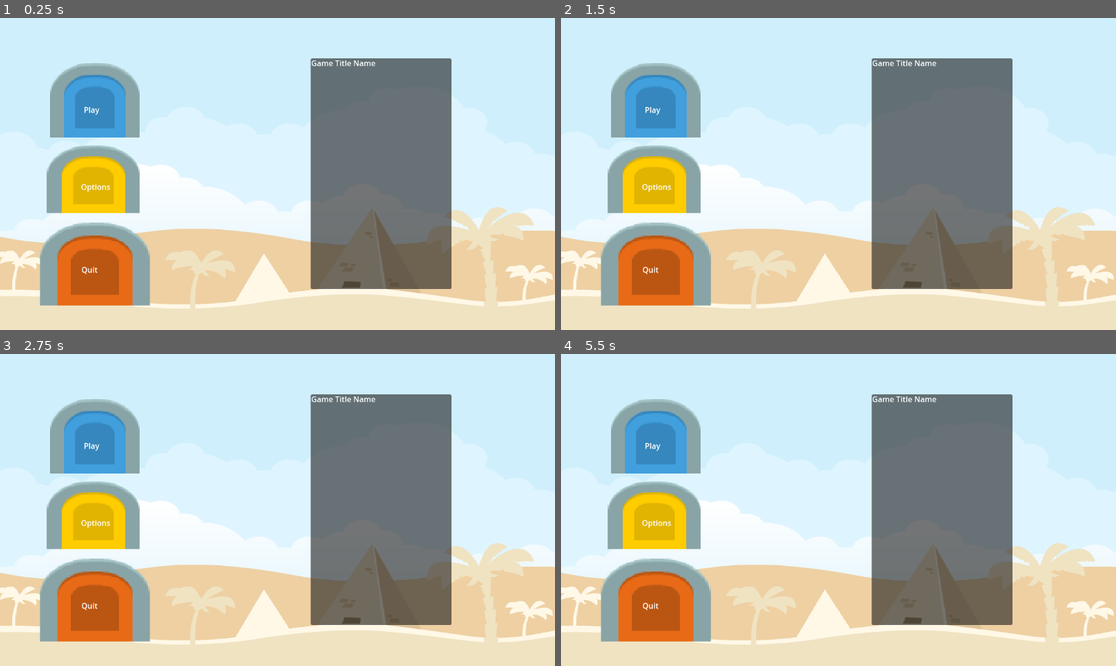
Above: before the commit, frames 1-4 (two rows, left to right).
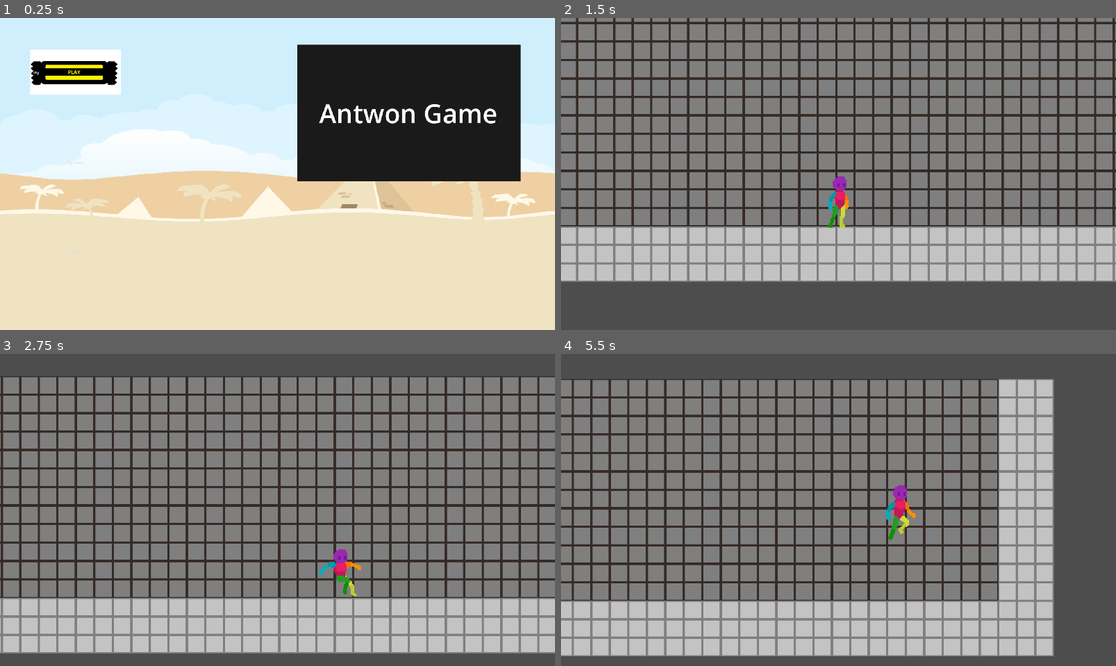
Above: after the commit, the same moments.

Repository: raumonte/Shovel_Gam_Jam
Game: Godot game, scene res://main_menu.tscn
The game is run twice, just before and just after one commit, with the same random seed, the same clock (stepped at 60 frames per second) and the same inputs. This scene is started directly instead of the project's main scene.
Inputs (mouse positions are in pixels of both pictures, inside the frame that each line leads up to):
- Up to frame 1 (0.25 s): no input
- Up to frame 2 (1.5 s): click (638, 161) at 0.5 s, where only the run after the commit has a clickable "Options"; click (638, 71) at 1.25 s, where only the run after the commit has a clickable "Play"
- Up to frame 3 (2.75 s): tap Enter (ui_accept) at 2, 2.27 s; hold Right (ui_right) from 2.03 s (still down); hold Shift (Ability_1) from 2.03 s (still down)
- Up to frame 4 (5.5 s): release Shift (Ability_1) at 2.78 s; tap Ctrl (Action_1) at 2.85, 4.35 s; tap Enter (ui_accept) at 3.02, 4.52, 5.27 s; release Right (ui_right) at 3.53 s; hold Left (ui_left) 3.53-4.28 s; hold Shift (Ability_1) 3.53-4.28 s; hold Right (ui_right) from 4.28 s (still down); hold Shift (Ability_1) from 5.03 s (still down)

The runs differ from the first frame. In frame 1, 62% of the frame differs, in the area x 0-100%, y 8-94%; in frame 2, 92%; in frame 3, 92%; in frame 4, 92%, in the area x 0-100%, y 0-100%.

Commit message:
Added "Play" functionality
- Updated Reference Resolution to 1920x1080, changed from 1152x648
- Added 2D camea to Main Menu scene
- Started from scratch
- Added Play, Options, Exit
- Added Title
- Created New Header Large Theme
- Set play button as Granola Bar
- Added Quit Button functionality
- Added Play Button functionality

Diff:
--- /dev/null
+++ b/HeaderLarge.tres
@@ -0,0 +1,7 @@
+[gd_resource type="Theme" load_steps=2 format=3 uid="uid://cqmo8y3g8qa3p"]
+
+[sub_resource type="StyleBoxTexture" id="StyleBoxTexture_rd5c2"]
+
+[resource]
+Button/styles/normal = SubResource("StyleBoxTexture_rd5c2")
+HeaderLarge/font_sizes/font_size = 90
--- /dev/null
+++ b/main_menu.gd
@@ -0,0 +1,13 @@
+extends CanvasLayer
+
+
+func _on_play_pressed() -> void:
+	get_tree().change_scene_to_file("res://Scenes/DevLevel.tscn")
+
+
+func _on_options_pressed() -> void:
+	pass # Replace with function body.
+
+
+func _on_quit_pressed() -> void:
+	get_tree().quit()
--- a/main_menu.tscn
+++ b/main_menu.tscn
@@ -1,11 +1,14 @@
 [gd_scene load_steps=5 format=3 uid="uid://c4iuh5umr33ig"]
 
+[ext_resource type="Script" uid="uid://22fnl52wtn8c" path="res://main_menu.gd" id="1_glbon"]
 [ext_resource type="Texture2D" uid="uid://bvu7q7rqyxr4p" path="res://Sprites/Placeholder/Placeholder UI Art/backgroundColorDesert.png" id="1_jix8l"]
-[ext_resource type="Texture2D" uid="uid://66amlwxq8toc" path="res://Sprites/Placeholder/Placeholder UI Art/platformPack_tile049.png" id="2_glbon"]
-[ext_resource type="Texture2D" uid="uid://dpldp0nytw5x1" path="res://Sprites/Placeholder/Placeholder UI Art/platformPack_tile050.png" id="3_nlkkf"]
-[ext_resource type="Texture2D" uid="uid://mjcn8keimjvp" path="res://Sprites/Placeholder/Placeholder UI Art/platformPack_tile052.png" id="4_qe12f"]
+[ext_resource type="Theme" uid="uid://cqmo8y3g8qa3p" path="res://HeaderLarge.tres" id="2_fu7sn"]
+[ext_resource type="Texture2D" uid="uid://bbgqns8o26tl3" path="res://Sprites/Placeholder/Placeholder UI Art/PlayButtonGranolaBar_V1.png" id="4_jix8l"]
 
-[node name="Main Menu" type="Control"]
+[node name="CanvasLayer" type="CanvasLayer"]
+script = ExtResource("1_glbon")
+
+[node name="Control" type="Control" parent="."]
 layout_mode = 3
 anchors_preset = 15
 anchor_right = 1.0
@@ -13,68 +16,67 @@
 grow_horizontal = 2
 grow_vertical = 2
 
-[node name="TextureRect" type="TextureRect" parent="."]
-layout_mode = 0
-offset_right = 40.0
-offset_bottom = 40.0
-
-[node name="BackgroundColorDesert" type="Sprite2D" parent="."]
-z_index = -1
-position = Vector2(569, 448)
-scale = Vector2(1.2168, 1)
+[node name="TextureRect" type="TextureRect" parent="Control"]
+layout_mode = 1
+anchors_preset = 15
+anchor_right = 1.0
+anchor_bottom = 1.0
+grow_horizontal = 2
+grow_vertical = 2
 texture = ExtResource("1_jix8l")
 
-[node name="Play" type="Sprite2D" parent="."]
-position = Vector2(197, 171)
-scale = Vector2(2.90625, 2.40625)
-texture = ExtResource("2_glbon")
+[node name="ColorRect" type="ColorRect" parent="Control"]
+layout_mode = 0
+offset_left = 1028.0
+offset_top = 92.0
+offset_right = 1801.0
+offset_bottom = 565.0
+color = Color(0.103744, 0.103744, 0.103744, 1)
 
-[node name="Label" type="Label" parent="."]
-layout_mode = 0
-offset_left = 174.0
-offset_top = 179.0
-offset_right = 207.0
-offset_bottom = 202.0
+[node name="VBoxContainer" type="VBoxContainer" parent="Control"]
+layout_mode = 1
+anchors_preset = 9
+anchor_bottom = 1.0
+offset_left = 104.0
+offset_top = 34.0
+offset_right = 418.0
+offset_bottom = -114.0
+grow_vertical = 2
+
+[node name="Play" type="Button" parent="Control/VBoxContainer"]
+layout_mode = 2
+size_flags_vertical = 3
+theme = ExtResource("2_fu7sn")
 text = "Play"
+icon = ExtResource("4_jix8l")
+alignment = 0
+icon_alignment = 1
+expand_icon = true
 
-[node name="Options" type="Sprite2D" parent="."]
-position = Vector2(194, 335)
-scale = Vector2(3.01563, 2.1875)
-texture = ExtResource("3_nlkkf")
-
-[node name="Label2" type="Label" parent="."]
-layout_mode = 0
-offset_left = 168.0
-offset_top = 339.0
-offset_right = 230.0
-offset_bottom = 362.0
+[node name="Options" type="Button" parent="Control/VBoxContainer"]
+layout_mode = 2
+size_flags_vertical = 3
+theme = ExtResource("2_fu7sn")
 text = "Options"
 
-[node name="Quit" type="Sprite2D" parent="."]
-position = Vector2(197, 511)
-scale = Vector2(3.5625, 2.67969)
-texture = ExtResource("4_qe12f")
-
-[node name="Label3" type="Label" parent="."]
-layout_mode = 0
-offset_left = 169.0
-offset_top = 511.0
-offset_right = 231.0
-offset_bottom = 534.0
+[node name="Quit" type="Button" parent="Control/VBoxContainer"]
+layout_mode = 2
+size_flags_vertical = 3
+theme = ExtResource("2_fu7sn")
 text = "Quit"
 
-[node name="Label4" type="Label" parent="."]
+[node name="Label" type="Label" parent="Control"]
 layout_mode = 0
-offset_left = 646.0
-offset_top = 82.0
-offset_right = 1023.0
-offset_bottom = 593.0
-text = "Game Title Name"
+offset_left = 1024.0
+offset_top = 94.0
+offset_right = 1801.0
+offset_bottom = 565.0
+theme = ExtResource("2_fu7sn")
+theme_type_variation = &"HeaderLarge"
+text = "Antwon Game"
+horizontal_alignment = 1
+vertical_alignment = 1
 
-[node name="Panel" type="Panel" parent="."]
-z_index = -1
-layout_mode = 0
-offset_left = 645.0
-offset_top = 84.0
-offset_right = 937.0
-offset_bottom = 563.0
+[connection signal="pressed" from="Control/VBoxContainer/Play" to="." method="_on_play_pressed"]
+[connection signal="pressed" from="Control/VBoxContainer/Options" to="." method="_on_options_pressed"]
+[connection signal="pressed" from="Control/VBoxContainer/Quit" to="." method="_on_quit_pressed"]
--- a/project.godot
+++ b/project.godot
@@ -14,6 +14,11 @@
 run/main_scene="uid://cfgqnqo7htj7k"
 config/features=PackedStringArray("4.4", "GL Compatibility")
 config/icon="res://Sprites/icon.svg"
+
+[display]
+
+window/size/viewport_width=1920
+window/size/viewport_height=1080
 
 [editor]
 
Binary file added: Sprites/Placeholder/Placeholder UI Art/PlayButtonGranolaBar_V1.png
Not shown, added: Sprites/Placeholder/Placeholder UI Art/PlayButtonGranolaBar_V1.png.import
Not shown, added: main_menu.gd.uid
